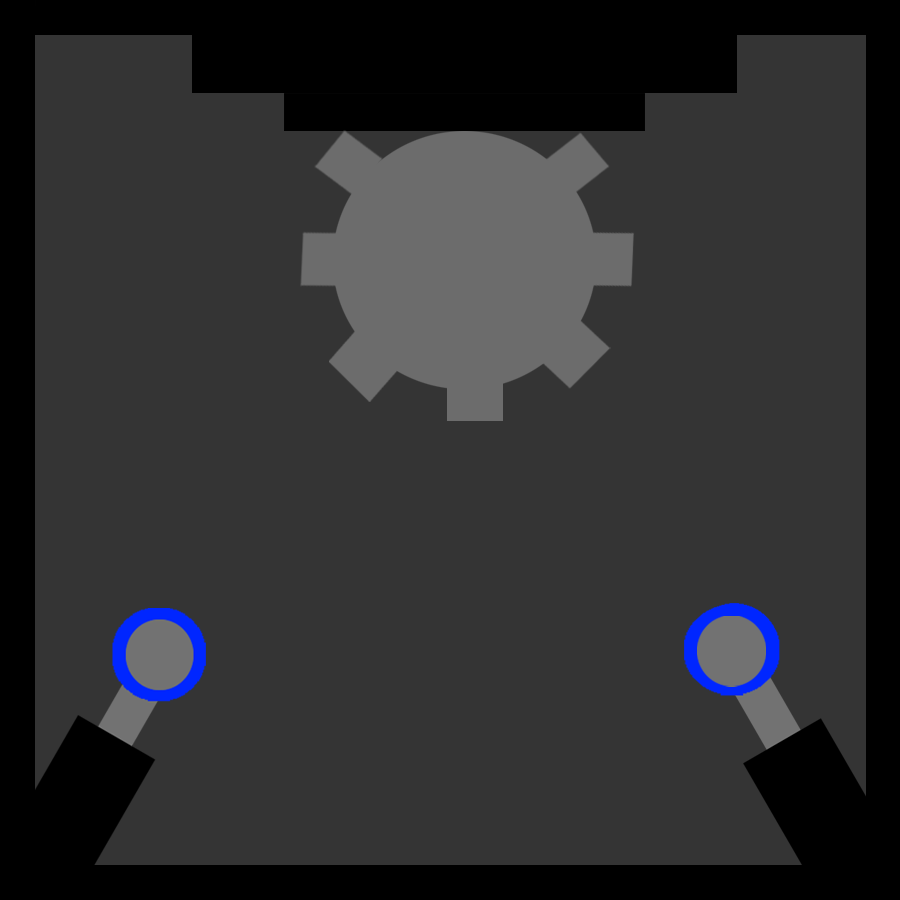
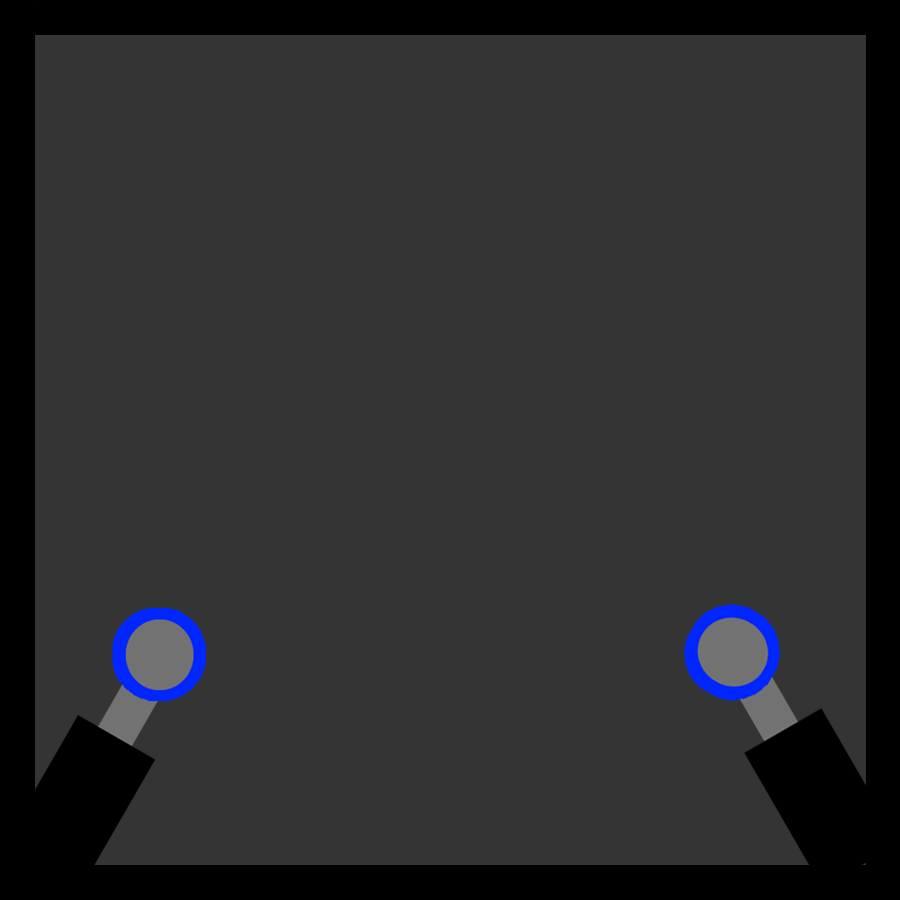
Revision of a layered 900 x 900 image; what changed, layer by layer:
removed layer "tesla" over [192, 35, 766, 687]
painted on "Pillar2" over [683, 603, 866, 865]
